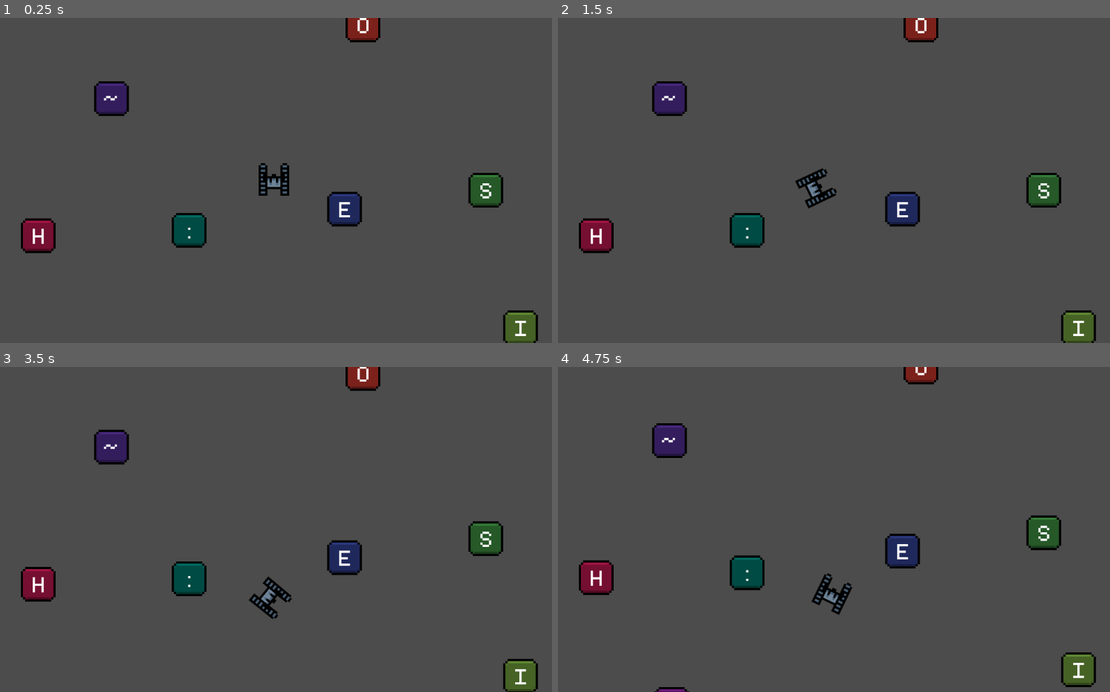
Above: before the commit, frames 1-4 (two rows, left to right).
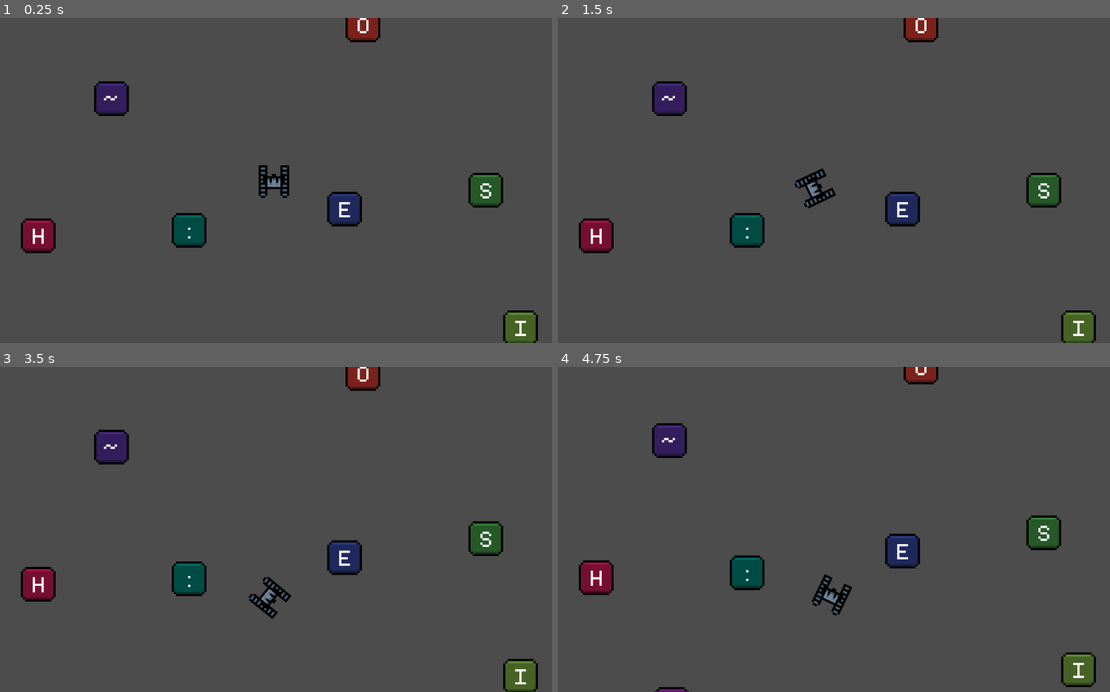
Above: after the commit, the same moments.

Repository: Morpheu5/RFK_Godot2D
Game: Godot game, scene res://Stage.tscn
Two runs of this game, one before a commit and one after it. Both use one fixed random seed, a clock stepped at 60 frames per second and the inputs below.
Inputs (mouse positions are in pixels of both pictures, inside the frame that each line leads up to):
- Up to frame 1 (0.25 s): no input
- Up to frame 2 (1.5 s): tap Enter at 0.5 s; move the mouse to (955, 164) at 0.52 s; hold D (move_right) 0.53-1.28 s; tap Space (ask_kitten) at 0.6, 1.35 s; click (955, 164) at 0.67 s; move the mouse to (718, 196) at 1.27 s; hold S (move_down) from 1.28 s (still down)
- Up to frame 3 (3.5 s): move the mouse to (331, 458) at 2.02 s; release S (move_down) at 2.03 s; hold D (move_right) 2.03-2.78 s; tap Space (ask_kitten) at 2.1, 2.85 s; move the mouse to (248, 594) at 2.77 s; hold W (move_up) from 2.78 s (still down); click (248, 594) at 2.92 s
- Up to frame 4 (4.75 s): move the mouse to (999, 578) at 3.52 s; release W (move_up) at 3.53 s; hold A (move_left) from 3.53 s (still down); tap Space (ask_kitten) at 3.6, 4.35 s; move the mouse to (662, 480) at 4.27 s

The runs differ from the first frame. In frame 1, 0.2% of the frame differs, in the area x 47-53%, y 44-56%; in frame 2, 0.1%; in frame 3, 0.2%; in frame 4, 0.2%.

Commit message:
Kind of OK

Diff:
--- a/Actors/Robot.gd
+++ b/Actors/Robot.gd
@@ -9,9 +9,16 @@
 var angular_speed: = 1.5
 var active_actor: Actor = null
 
+func _ready():
+	$ActionButton.visible = false
+
 func _physics_process(delta: float) -> void:
 	angle += Input.get_action_strength("move_right") - Input.get_action_strength("move_left")
 	var direction: = get_direction().rotated(angle * delta * angular_speed)
+	if (direction.length() > 0):
+		get_node("RobotSprite").playing = true
+	else:
+		get_node("RobotSprite").playing = false
 	self.get_node("RobotSprite").set_rotation(angle * delta * angular_speed)
 	velocity = speed * delta * direction
 	velocity = move_and_slide(velocity)
@@ -29,12 +36,15 @@
 	if Input.is_action_just_released("ask_kitten") and active_actor != null:
 		print("<robot> Hey, ", active_actor, "... are you kitten?")
 		active_actor.is_kitten()
+		if $ActionButton.visible:
+			$ActionButton.visible = false
 
 func _on_BoxDetector_body_entered(body: Actor) -> void:
 	if body == self:
 		return
 	active_actor = body
 	emit_signal("see_box")
+	$ActionButton.visible = true
 	print("<robot> I see a mystery box...")
 
 func _on_BoxDetector_body_exited(body: Actor) -> void:
@@ -42,7 +52,8 @@
 		return
 	active_actor = null
 	emit_signal("leave_box")
+	$ActionButton.visible = false
 	print("<robot> KHTXBAI")
 
 func _on_Robot_input_event(viewport: Node, event: InputEvent, shape_idx: int) -> void:
-	print(event.as_text())
+	print("------", event.as_text())
--- a/Actors/Robot.tscn
+++ b/Actors/Robot.tscn
@@ -1,7 +1,8 @@
-[gd_scene load_steps=8 format=2]
+[gd_scene load_steps=9 format=2]
 
 [ext_resource path="res://assets/sprites/robot.png" type="Texture" id=1]
 [ext_resource path="res://Actors/Robot.gd" type="Script" id=2]
+[ext_resource path="res://assets/sprites/action_button.tres" type="SpriteFrames" id=3]
 
 [sub_resource type="AtlasTexture" id=1]
 flags = 4
@@ -34,6 +35,7 @@
 [node name="RobotSprite" type="AnimatedSprite" parent="."]
 frames = SubResource( 3 )
 animation = "robot"
+frame = 1
 
 [node name="BoxDetector" type="Area2D" parent="RobotSprite"]
 position = Vector2( 0, -64 )
@@ -44,5 +46,11 @@
 [node name="CollisionShape2D" type="CollisionShape2D" parent="."]
 shape = SubResource( 5 )
 
+[node name="ActionButton" type="AnimatedSprite" parent="."]
+position = Vector2( -64, -64 )
+frames = ExtResource( 3 )
+frame = 3
+playing = true
+
 [connection signal="body_entered" from="RobotSprite/BoxDetector" to="." method="_on_BoxDetector_body_entered"]
 [connection signal="body_exited" from="RobotSprite/BoxDetector" to="." method="_on_BoxDetector_body_exited"]
--- a/GUI/HUD.tscn
+++ b/GUI/HUD.tscn
@@ -9,62 +9,38 @@
 anchor_top = 1.0
 anchor_right = 1.0
 anchor_bottom = 1.0
-margin_left = 16.0
-margin_right = -16.0
-margin_bottom = -16.0
+margin_left = 64.0
+margin_right = -64.0
+margin_bottom = -32.0
 grow_vertical = 0
+rect_min_size = Vector2( 0, 80 )
+size_flags_horizontal = 3
+size_flags_vertical = 3
 __meta__ = {
 "_edit_use_anchors_": false
 }
 
-[node name="HBoxContainer" type="HBoxContainer" parent="MarginContainer"]
-margin_right = 992.0
-margin_bottom = 205.0
-
-[node name="ButtonContainer" type="VBoxContainer" parent="MarginContainer/HBoxContainer"]
-margin_right = 64.0
-margin_bottom = 205.0
-alignment = 2
-
-[node name="ActionButton" type="TextureRect" parent="MarginContainer/HBoxContainer/ButtonContainer"]
-margin_top = 141.0
-margin_right = 64.0
-margin_bottom = 205.0
-rect_min_size = Vector2( 64, 64 )
-texture = ExtResource( 3 )
-
-[node name="LabelContainer" type="VBoxContainer" parent="MarginContainer/HBoxContainer"]
-margin_left = 68.0
-margin_right = 992.0
-margin_bottom = 205.0
-size_flags_horizontal = 3
-size_flags_vertical = 3
-alignment = 2
-
-[node name="MarginContainer" type="MarginContainer" parent="MarginContainer/HBoxContainer/LabelContainer"]
-margin_right = 924.0
-margin_bottom = 205.0
-
-[node name="Label" type="Label" parent="MarginContainer/HBoxContainer/LabelContainer/MarginContainer"]
-margin_right = 924.0
-margin_bottom = 205.0
+[node name="Label" type="Label" parent="MarginContainer"]
+margin_right = 896.0
+margin_bottom = 257.0
 grow_vertical = 0
 rect_min_size = Vector2( 320, 0 )
-size_flags_horizontal = 3
 size_flags_vertical = 3
 theme = ExtResource( 2 )
 text = "Lorem ipsum dolor sit amet, consectetur adipiscing elit, sed do eiusmod tempor incididunt ut labore et dolore magna aliqua."
 valign = 2
 autowrap = true
 
-[node name="NinePatchRect" type="NinePatchRect" parent="MarginContainer/HBoxContainer/LabelContainer/MarginContainer/Label"]
+[node name="NinePatchRect" type="NinePatchRect" parent="MarginContainer/Label"]
 show_behind_parent = true
 anchor_right = 1.0
 anchor_bottom = 1.0
-margin_left = -8.0
-margin_top = -8.0
-margin_right = 8.0
+margin_left = -16.0
+margin_top = -16.0
+margin_right = 16.0
 margin_bottom = 8.0
+grow_vertical = 0
+size_flags_vertical = 3
 texture = ExtResource( 3 )
 patch_margin_left = 12
 patch_margin_top = 12
--- a/Stage.gd
+++ b/Stage.gd
@@ -67,8 +67,8 @@
 	nkis.shuffle()
 
 func _ready():
-	$HUD/MarginContainer/HBoxContainer/ButtonContainer/ActionButton.visible = false
-	$HUD/MarginContainer/HBoxContainer/LabelContainer/MarginContainer/Label.visible = false
+#	$HUD/MarginContainer/HBoxContainer/ButtonContainer/ActionButton.visible = false
+	$HUD/MarginContainer/Label.visible = false
 	randomize()
 	load_nkis()
 	load_symbols_textures()
@@ -91,15 +91,15 @@
 
 func _on_Robot_approach_box() -> void:
 	print("* Robot sees a box")
-	$HUD/MarginContainer/HBoxContainer/ButtonContainer/ActionButton.visible = true
+#	$HUD/MarginContainer/HBoxContainer/ButtonContainer/ActionButton.visible = true
 
 func _on_Robot_leave_box() -> void:
 	print("* Robot leaves a box")
-	$HUD/MarginContainer/HBoxContainer/ButtonContainer/ActionButton.visible = false
-	$HUD/MarginContainer/HBoxContainer/LabelContainer/MarginContainer/Label.text = ""
-	$HUD/MarginContainer/HBoxContainer/LabelContainer/MarginContainer/Label.visible = false
+#	$HUD/MarginContainer/HBoxContainer/ButtonContainer/ActionButton.visible = false
+	$HUD/MarginContainer/Label.text = ""
+	$HUD/MarginContainer/Label.visible = false
 
 func _on_Actor_is_kitten(is_kitten, what_is) -> void:
 	print("<box> ", what_is)
-	$HUD/MarginContainer/HBoxContainer/LabelContainer/MarginContainer/Label.text = what_is
-	$HUD/MarginContainer/HBoxContainer/LabelContainer/MarginContainer/Label.visible = true
+	$HUD/MarginContainer/Label.text = what_is
+	$HUD/MarginContainer/Label.visible = true
